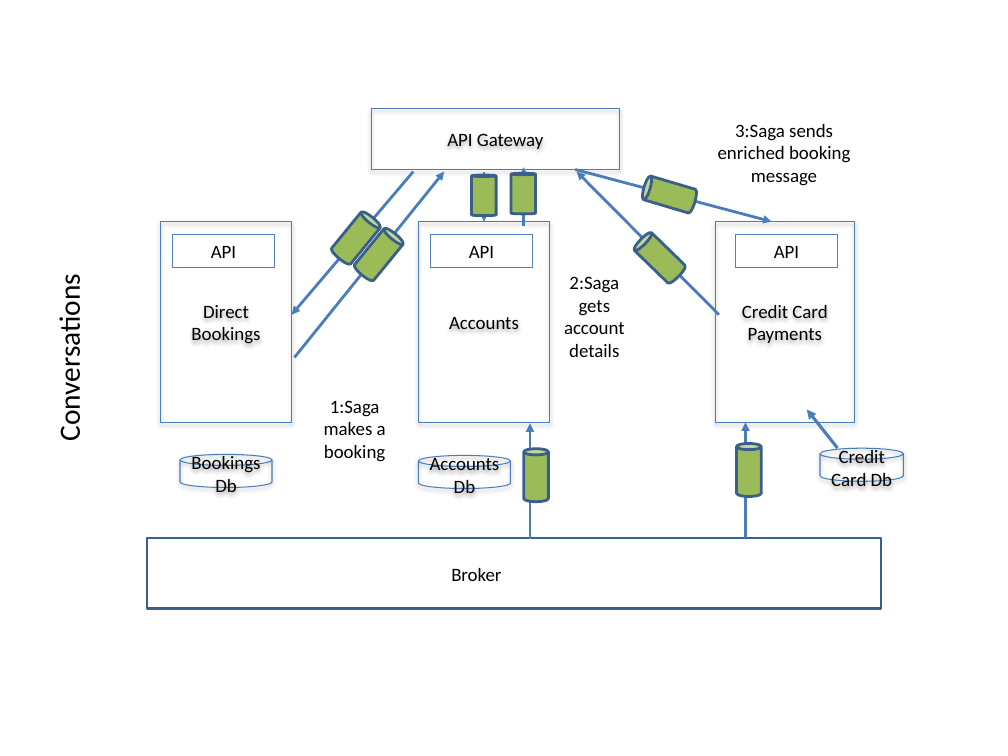
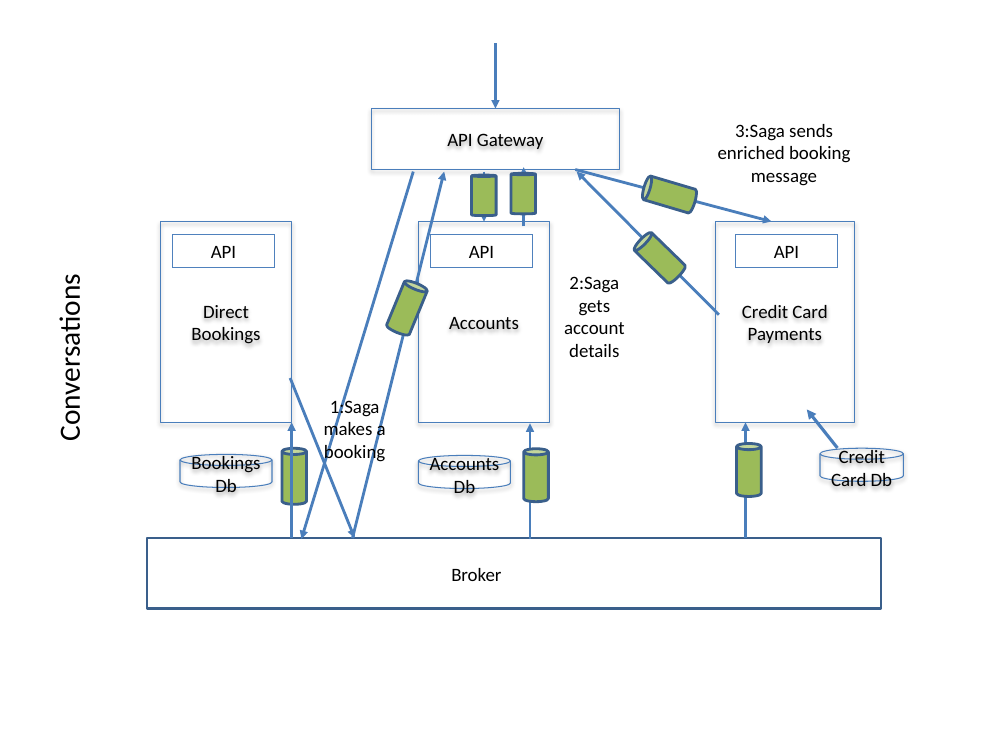
Before and after one commit to iancooper/Presentations, a slide deck: slide 11 of Practical Messaging - Day 2 New.pptx. Drawn at 1008x756 pixels with LibreOffice and Linux fonts; fonts in the diff are those of the drawing. Boxes give left, top, right and bottom in pixels: in the first picture for what was removed or moved away, otherwise in the second. Text is boxed around its words. In the diff, an @@ line names an element or a change of style, - is before the commit and + after.

```diff
--- a/Practical Messaging - Day 2 New.pptx
+++ b/Practical Messaging - Day 2 New.pptx
@@ arrow added from (495, 43) to (495, 109), #4B7EBC 2 pt @@
@@ arrow moved from (413, 171) - (291, 314) to (413, 171) - (301, 539) @@
@@ arrow moved from (294, 358) - (445, 171) to (353, 538) - (445, 171) @@
@@ cylinder at box(385, 279, 428, 337): rotation 39 to 22 degrees @@
@@ arrow added from (290, 378) to (355, 538), #4B7EBC 2 pt @@
@@ cylinder at box(282, 449, 306, 505): rotation 39 to 0 degrees @@
@@ arrow added from (291, 538) to (291, 422), #4B7EBC 2 pt @@
```
Also in this commit, not shown: 11 other slides changed, 1 other file.
